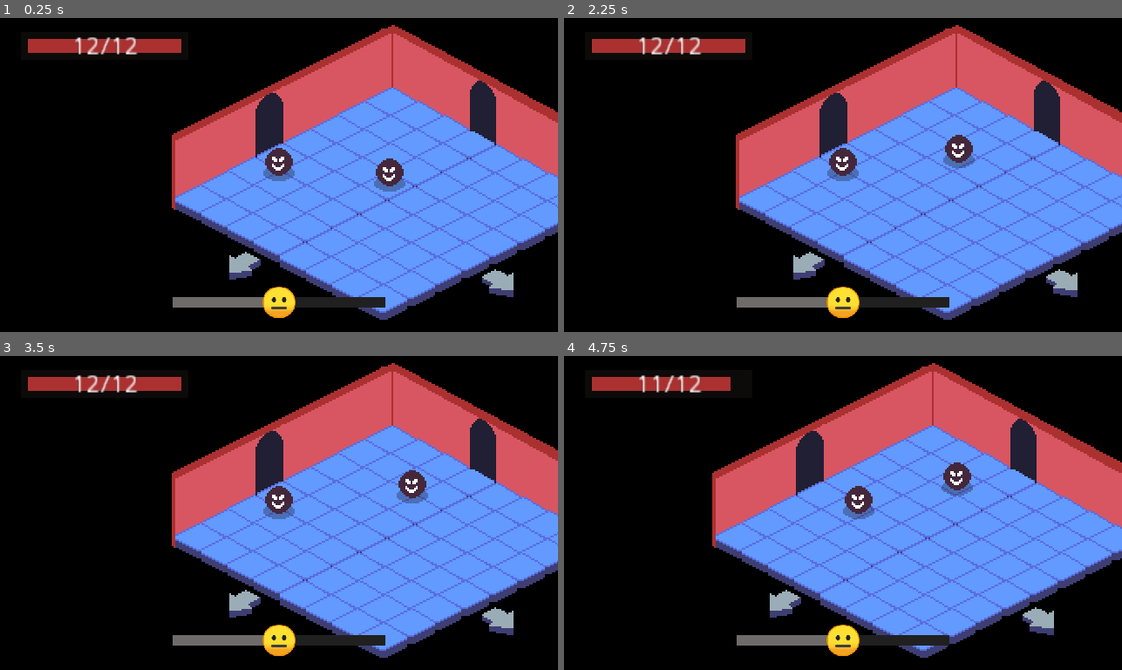
Above: before the commit, frames 1-4 (two rows, left to right).
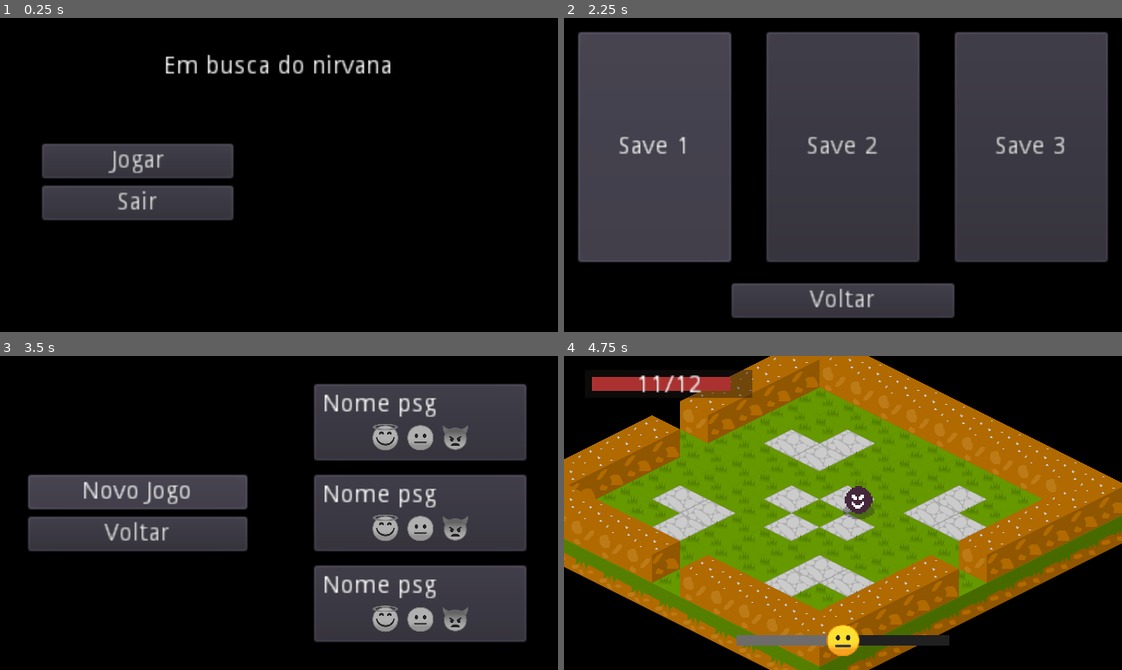
Above: after the commit, the same moments.

Repository: ColmeiaUDESC/gamejaaj6
Game: Godot game, scene res://Cenas/MenuPrincipal.tscn
The game is run twice, just before and just after one commit, with the same random seed, the same clock (stepped at 60 frames per second) and the same inputs. Before the commit the project starts from res://Cenas/Teste.tscn.
Inputs (mouse positions are in pixels of both pictures, inside the frame that each line leads up to):
- Up to frame 1 (0.25 s): no input
- Up to frame 2 (2.25 s): click (703, 162) at 0.5 s, where only the run after the commit has a clickable "Jogar"; click (843, 300) at 1.25 s, where only the run after the commit has a clickable "Voltar"; click (703, 162) at 2 s, where only the run after the commit has a clickable "Jogar"
- Up to frame 3 (3.5 s): click (89, 484) at 2.75 s, where only the run after the commit has a clickable "Save 1"
- Up to frame 4 (4.75 s): click (703, 491) at 3.5 s, where only the run after the commit has a clickable "Novo Jogo"; move the mouse to (965, 497) at 4.27 s; hold D (andar_pra_direita) from 4.28 s (still down); click (965, 497) at 4.35 s; tap Space (ui_select) at 4.52 s

The runs differ from the first frame. In frame 1, 52% of the frame differs, in the area x 5-100%, y 2-97%; in frame 2, 75%, in the area x 2-100%, y 2-97%; in frame 3, 54%; in frame 4, 72%.

Commit message:
Feito o MenuPrincipal.tscn como cena principal

Diff:
--- a/project.godot
+++ b/project.godot
@@ -21,7 +21,7 @@
 [application]
 
 config/name="GameJaaj6colmeia"
-run/main_scene="res://Cenas/Teste.tscn"
+run/main_scene="res://Cenas/MenuPrincipal.tscn"
 
 [autoload]
 
